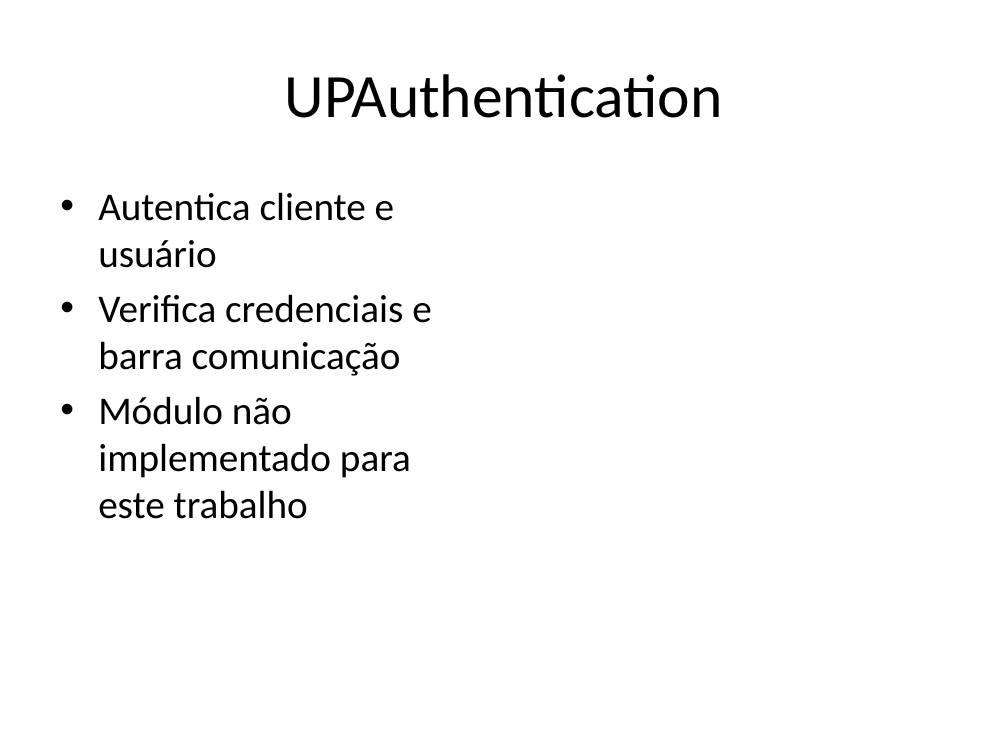
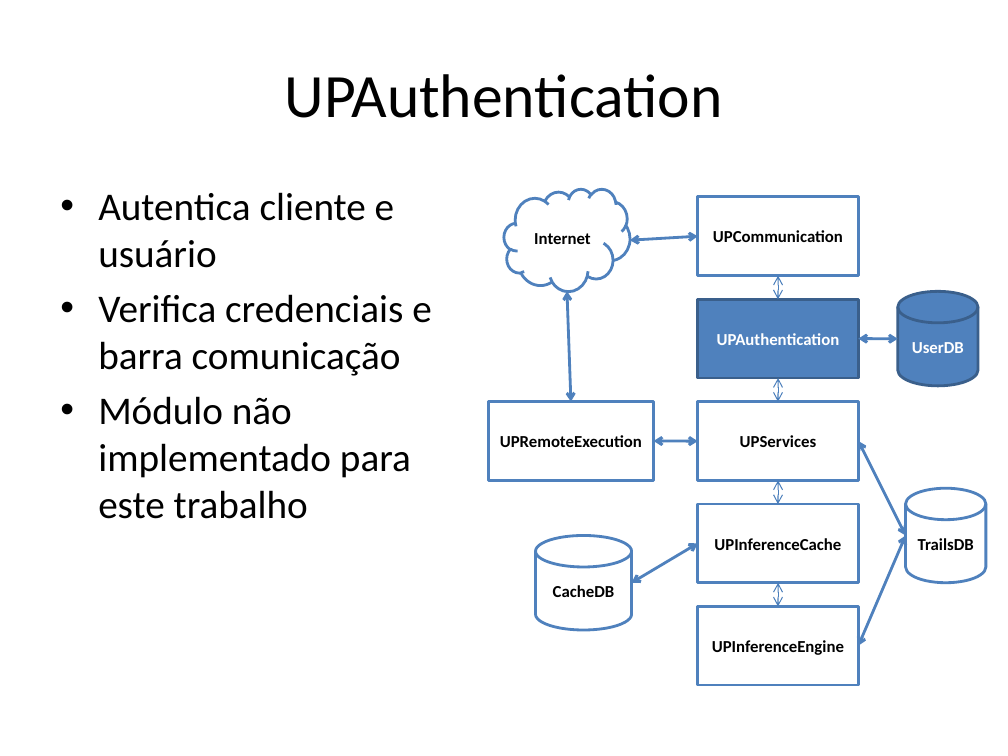
Before and after one commit to andrenho/andrenho, a slide deck: slide 9 of academia/trabalhos/UbiPerson.pptx (slide 8 before the commit). Drawn at 1008x756 pixels with LibreOffice and Linux fonts; fonts in the diff are those of the drawing. Boxes give left, top, right and bottom in pixels: in the first picture for what was removed or moved away, otherwise in the second. Text is boxed around its words. In the diff, an @@ line names an element or a change of style, - is before the commit and + after.

```diff
--- a/academia/trabalhos/UbiPerson.pptx
+++ b/academia/trabalhos/UbiPerson.pptx
@@ cloud added at bbox=[504, 188, 630, 291], fill #FFFFFF, outline #4F81BD 2 pt, 12 pt, text #000000, bold @@
+Internet
@@ rectangle added at bbox=[698, 197, 858, 275], fill #FFFFFF, outline #4F81BD 2 pt, 12 pt, text #000000, bold @@
+UPCommunication
@@ double arrow added from (630, 240) to (698, 236), #4F81BD 2 pt @@
@@ double arrow added from (571, 401) to (568, 291), #4F81BD 2 pt @@
@@ rectangle added at bbox=[698, 299, 858, 378], fill #4F81BD, outline #3A5F8C 2 pt, 12 pt, text #FFFFFF, bold @@
+UPAuthentication
@@ double arrow added from (778, 276) to (778, 299), #4B7EBC 0.75 pt @@
@@ cylinder added at bbox=[898, 291, 979, 386], fill #4F81BD, outline #3A5F8C 2 pt, 12 pt, text #FFFFFF, bold @@
+UserDB
@@ double arrow added from (859, 339) to (898, 339), #4F81BD 2 pt @@
@@ double arrow added from (778, 378) to (778, 402), #4B7EBC 0.75 pt @@
@@ rectangle added at bbox=[488, 401, 653, 480], fill #FFFFFF, outline #4F81BD 2 pt, 12 pt, text #000000, bold @@
+UPRemoteExecution
@@ rectangle added at bbox=[698, 401, 858, 480], fill #FFFFFF, outline #4F81BD 2 pt, 12 pt, text #000000, bold @@
+UPServices
@@ double arrow added from (653, 442) to (698, 442), #4F81BD 2 pt @@
@@ double arrow added from (859, 442) to (905, 535), #4F81BD 2 pt @@
@@ rectangle added at bbox=[698, 504, 858, 583], fill #FFFFFF, outline #4F81BD 2 pt, 12 pt, text #000000, bold @@
+UPInferenceCache
@@ double arrow added from (778, 481) to (778, 504), #4B7EBC 0.75 pt @@
@@ cylinder added at bbox=[905, 488, 986, 583], fill #FFFFFF, outline #4F81BD 2 pt, 12 pt, text #000000, bold @@
+TrailsDB
@@ cylinder added at bbox=[535, 535, 631, 630], fill #FFFFFF, outline #4F81BD 2 pt, 12 pt, text #000000, bold @@
+CacheDB
@@ double arrow added from (905, 535) to (859, 646), #4F81BD 2 pt @@
@@ double arrow added from (632, 583) to (698, 543), #4F81BD 2 pt @@
@@ double arrow added from (778, 583) to (778, 607), #4B7EBC 0.75 pt @@
@@ rectangle added at bbox=[698, 607, 858, 685], fill #FFFFFF, outline #4F81BD 2 pt, 12 pt, text #000000, bold @@
+UPInferenceEngine
```
Also in this commit, not shown: 8 other slides changed, 3 slides added, 2 slides removed, 1 other file.
